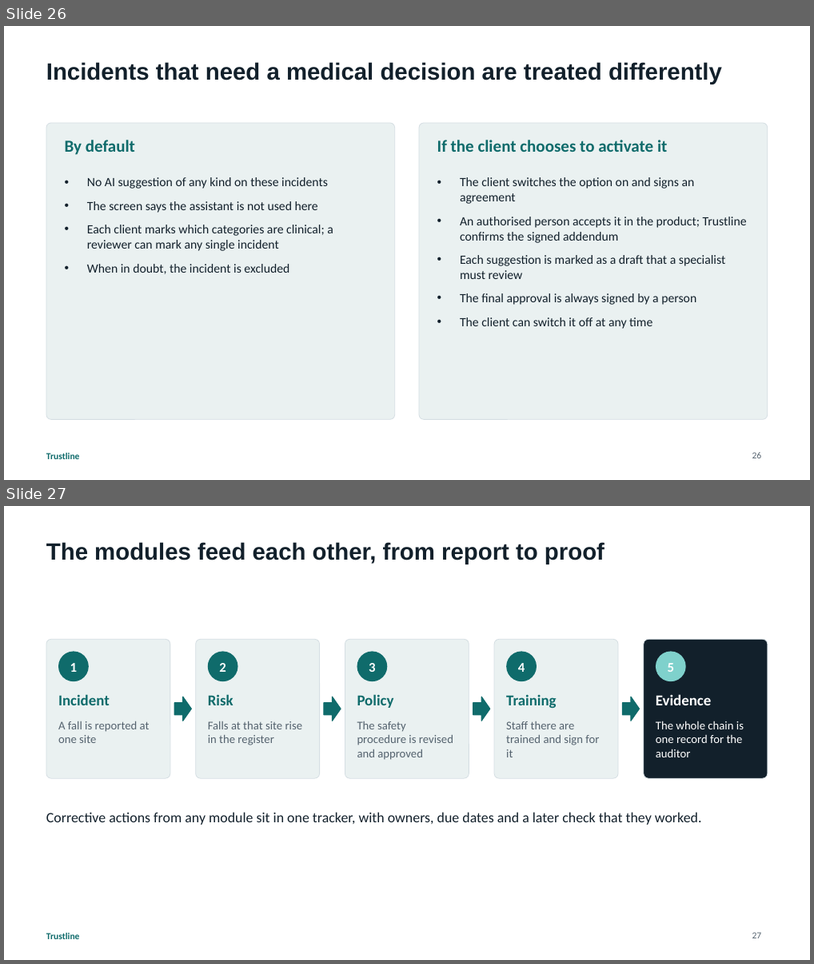
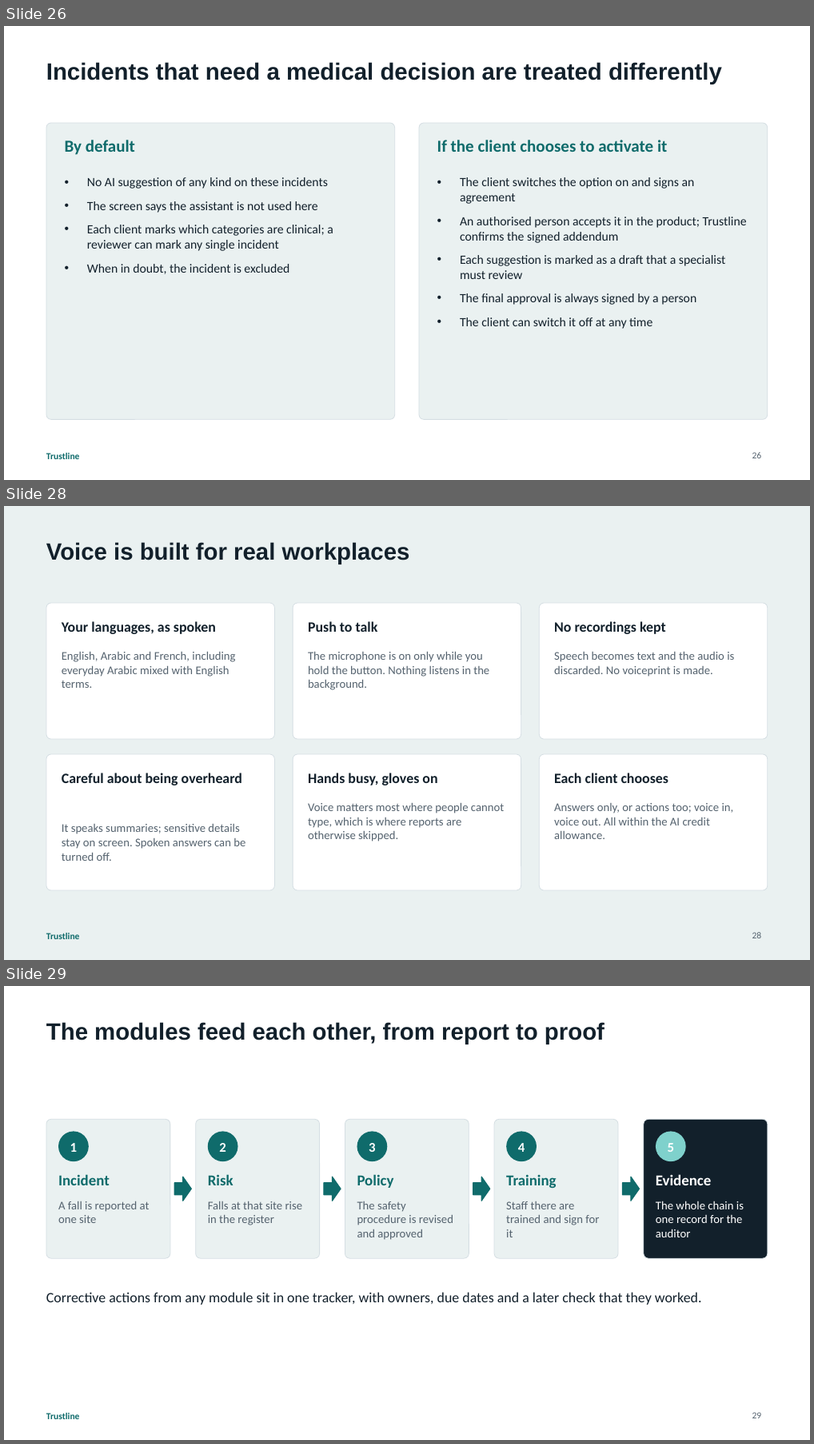
Before and after one commit to husseinalbustany/Trustline, a slide deck: docs/presentations/Trustline-Platform-Overview.pptx. Shown one above the other, each under a label of ours: slides 26 and 27 before the commit, slides 26, 28 and 29 after it; the slides between them are not shown. The pictures are 814x964 and 814x1444 pixels, drawn with LibreOffice and Linux fonts; fonts in the diff are those of the drawing. Boxes give left, top, right and bottom in pixels: in the first picture for what was removed or moved away, otherwise in the second. Text is boxed around its words. In the diff, an @@ line names an element or a change of style, - is before the commit and + after.

```diff
--- a/docs/presentations/Trustline-Platform-Overview.pptx
+++ b/docs/presentations/Trustline-Platform-Overview.pptx
@@ slide 28 added at [4, 506, 810, 960], background #EAF1F1; not listed: 1 template element that a slide beside it also shows @@
@@ title added at [46, 542, 410, 564], 28 pt, text #12202B, bold @@
+Voice is built for real workplaces
@@ rounded rectangle added at [46, 603, 275, 739], fill #FFFFFF, outline #D5DEE3 0.75 pt @@
@@ text added at [62, 621, 216, 634], 17 pt, text #12202B, bold @@
+Your languages, as spoken
@@ rounded rectangle added at [293, 603, 522, 739], fill #FFFFFF, outline #D5DEE3 0.75 pt @@
@@ text added at [308, 621, 378, 632], 17 pt, text #12202B, bold @@
+Push to talk
@@ rounded rectangle added at [539, 603, 768, 739], fill #FFFFFF, outline #D5DEE3 0.75 pt @@
@@ text added at [554, 621, 666, 634], 17 pt, text #12202B, bold @@
+No recordings kept
@@ text added at [62, 652, 235, 688], 14 pt, text #55636F @@
+English, Arabic and French, including everyday Arabic mixed with English terms.
@@ text added at [308, 652, 490, 690], 14 pt, text #55636F @@
+The microphone is on only while you hold the button. Nothing listens in the background.
@@ text added at [554, 652, 734, 676], 14 pt, text #55636F @@
+Speech becomes text and the audio is discarded. No voiceprint is made.
@@ rounded rectangle added at [46, 754, 275, 890], fill #FFFFFF, outline #D5DEE3 0.75 pt @@
@@ rounded rectangle added at [293, 754, 522, 890], fill #FFFFFF, outline #D5DEE3 0.75 pt @@
@@ rounded rectangle added at [539, 754, 768, 890], fill #FFFFFF, outline #D5DEE3 0.75 pt @@
@@ text added at [62, 772, 242, 785], 17 pt, text #12202B, bold @@
+Careful about being overheard
@@ text added at [308, 772, 438, 785], 17 pt, text #12202B, bold @@
+Hands busy, gloves on
@@ text added at [554, 772, 670, 783], 17 pt, text #12202B, bold @@
+Each client chooses
@@ text added at [308, 803, 504, 841], 14 pt, text #55636F @@
+Voice matters most where people cannot type, which is where reports are otherwise skipped.
@@ text added at [554, 803, 734, 839], 14 pt, text #55636F @@
+Answers only, or actions too; voice in, voice out. All within the AI credit allowance.
@@ text added at [62, 824, 246, 860], 14 pt, text #55636F @@
+It speaks summaries; sensitive details stay on screen. Spoken answers can be turned off.
@@ page number added at [753, 932, 762, 938], 11 pt, text #55636F @@
+28
@@ what was slide 27 is now slide 29 @@
@@ page number at [753, 1412, 762, 1418]: text changed @@
-27
+29
```
Also in this commit, not shown: 1 slide changed, 1 other slide added, 3 other files.
